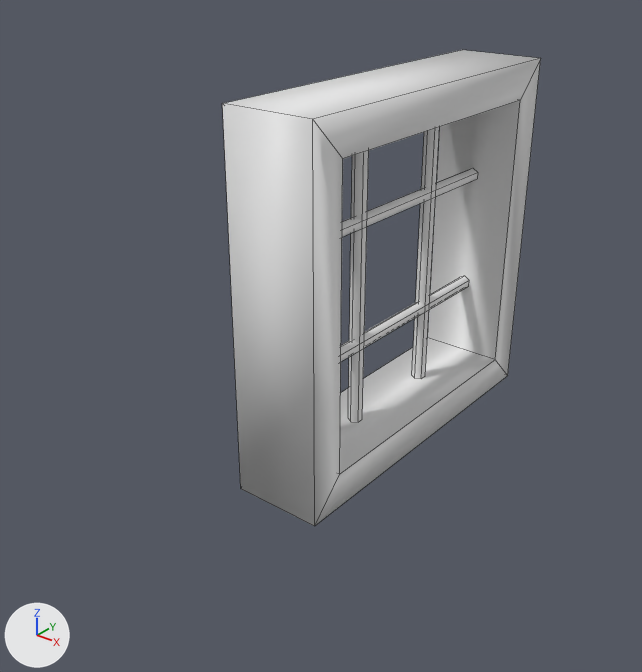
Renders of the FBX model Boucucle/Assets/Art/Blocks/Walls/Ressources/Block_Wall_SeeThrough_R.fbx from each side of a commit.
The view is the same before and after, from a 50 mm lens placed at (0.0087, -0.0188, 0.0088), pointed at (-0.0048, -0.0019, -0.0017). Every picture has the same lights, and +X, +Y and +Z are marked at lower left. Mesh edges are drawn as thin lines. Where no turn or scale is listed for an object, it has been applied to the vertices.

In view in the first picture: 'Block_Wall_SeeThrough_R'.
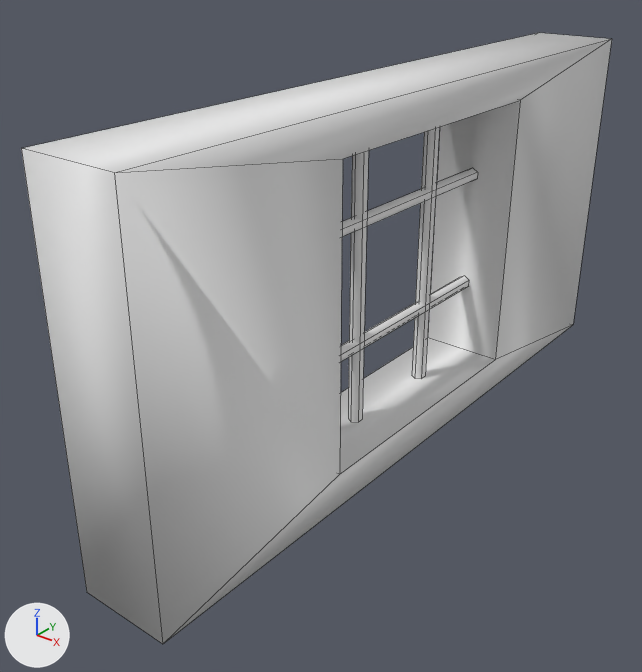
The newer file is also turned or shifted as a whole; pictures and numbers use the older file's frame.

Patch to the scene script:
```diff
--- a/Boucucle/Assets/Art/Blocks/Walls/Ressources/Block_Wall_SeeThrough_R.fbx.py
+++ b/Boucucle/Assets/Art/Blocks/Walls/Ressources/Block_Wall_SeeThrough_R.fbx.py
@@ me_block_wall_seethrough_r @@
 me_block_wall_seethrough_r.from_pydata(...)  # 64 vertices, 40 faces; spans x -0.005..-0.0025, y -0.005..0.005, z -0.005..0.005
-me_block_wall_seethrough_r.vertices[48].co = (-0.0025, 0.005, -0.005)  # pixel (507, 375)
-me_block_wall_seethrough_r.vertices[49].co = (-0.0025, -0.005, -0.005)  # pixel (314, 526)
-me_block_wall_seethrough_r.vertices[50].co = (-0.005, -0.005, -0.005)  # pixel (240, 488)
-me_block_wall_seethrough_r.vertices[51].co = (-0.005, 0.005, -0.005)
-me_block_wall_seethrough_r.vertices[52].co = (-0.0025, 0.005, 0.005)  # pixel (540, 58)
-me_block_wall_seethrough_r.vertices[53].co = (-0.0025, -0.005, 0.005)  # pixel (312, 119)
-me_block_wall_seethrough_r.vertices[54].co = (-0.005, -0.005, 0.005)  # pixel (222, 103)
-me_block_wall_seethrough_r.vertices[55].co = (-0.005, 0.005, 0.005)  # pixel (462, 49)
-me_block_wall_seethrough_r.vertices[56].co = (-0.0025, 0.004, -0.004)  # pixel (495, 359)
-me_block_wall_seethrough_r.vertices[57].co = (-0.0025, -0.004, -0.004)  # pixel (339, 474)
-me_block_wall_seethrough_r.vertices[58].co = (-0.0025, 0.004, 0.004)  # pixel (520, 100)
-me_block_wall_seethrough_r.vertices[59].co = (-0.0025, -0.004, 0.004)  # pixel (342, 158)
-me_block_wall_seethrough_r.vertices[60].co = (-0.005, 0.004, -0.004)  # pixel (427, 337)
-me_block_wall_seethrough_r.vertices[61].co = (-0.005, -0.004, -0.004)
-me_block_wall_seethrough_r.vertices[62].co = (-0.005, 0.004, 0.004)
-me_block_wall_seethrough_r.vertices[63].co = (-0.005, -0.004, 0.004)
+# me_block_wall_seethrough_r part 1: the loose piece of 12 vertices spanning x -0.00397..-0.00363, y 0.0014..0.0018, z -0.004..0.004 is turned -180 degrees about the x axis through the mesh origin
+# me_block_wall_seethrough_r part 2: the loose piece of 12 vertices spanning x -0.00397..-0.00363, y -0.0018..-0.0014, z -0.004..0.004 is turned -180 degrees about the x axis through the mesh origin
+# me_block_wall_seethrough_r part 3: the loose piece of 12 vertices spanning x -0.00397..-0.00363, y -0.004..0.004, z -0.0019..-0.0015 is turned 180 degrees about the x axis through the mesh origin
+# me_block_wall_seethrough_r part 4: the loose piece of 12 vertices spanning x -0.00397..-0.00363, y -0.004..0.004, z 0.0015..0.0019 is turned 180 degrees about the x axis through the mesh origin
+# me_block_wall_seethrough_r part 5
+me_block_wall_seethrough_r.vertices[48].co = (-0.0025, -0.01, 0.005)  # pixel (114, 172)
+me_block_wall_seethrough_r.vertices[49].co = (-0.0025, 0.01, 0.005)  # pixel (611, 38)
+me_block_wall_seethrough_r.vertices[50].co = (-0.005, 0.01, 0.005)  # pixel (539, 32)
+me_block_wall_seethrough_r.vertices[51].co = (-0.005, -0.01, 0.005)  # pixel (21, 148)
+me_block_wall_seethrough_r.vertices[52].co = (-0.0025, -0.01, -0.005)  # pixel (162, 644)
+me_block_wall_seethrough_r.vertices[53].co = (-0.0025, 0.01, -0.005)  # pixel (573, 324)
+me_block_wall_seethrough_r.vertices[54].co = (-0.005, 0.01, -0.005)
+me_block_wall_seethrough_r.vertices[55].co = (-0.005, -0.01, -0.005)  # pixel (86, 592)
+me_block_wall_seethrough_r.vertices[56].co = (-0.0025, -0.004, 0.004)  # pixel (342, 158)
+me_block_wall_seethrough_r.vertices[57].co = (-0.0025, 0.004, 0.004)  # pixel (520, 100)
+me_block_wall_seethrough_r.vertices[58].co = (-0.0025, -0.004, -0.004)  # pixel (339, 474)
+me_block_wall_seethrough_r.vertices[59].co = (-0.0025, 0.004, -0.004)  # pixel (495, 359)
+me_block_wall_seethrough_r.vertices[60].co = (-0.005, -0.004, 0.004)
+me_block_wall_seethrough_r.vertices[61].co = (-0.005, 0.004, 0.004)
+me_block_wall_seethrough_r.vertices[62].co = (-0.005, -0.004, -0.004)
+me_block_wall_seethrough_r.vertices[63].co = (-0.005, 0.004, -0.004)  # pixel (427, 337)
```

Changed parts and their boxes (x1, y1, x2, y2) in the pictures (642 x 672 px; the box of a moved part takes in the faces that stretch with it):
'Block_Wall_SeeThrough_R', reshaped (85% wider, 28% taller)
    before: (222, 50, 541, 526)
    after: (21, 33, 612, 644)
part 1 of me_block_wall_seethrough_r, moved or reshaped
    before: (412, 127, 439, 379)
    after: (348, 150, 369, 422)
part 2 of me_block_wall_seethrough_r, moved or reshaped
    before: (348, 150, 369, 422)
    after: (412, 127, 439, 379)
part 3 of me_block_wall_seethrough_r, moved or reshaped
    before: (341, 276, 469, 362)
    after: (342, 168, 478, 237)
part 4 of me_block_wall_seethrough_r, moved or reshaped
    before: (342, 168, 478, 237)
    after: (341, 276, 469, 362)
part 5 of me_block_wall_seethrough_r, moved or reshaped
    before: (222, 50, 541, 526)
    after: (21, 33, 612, 644)
